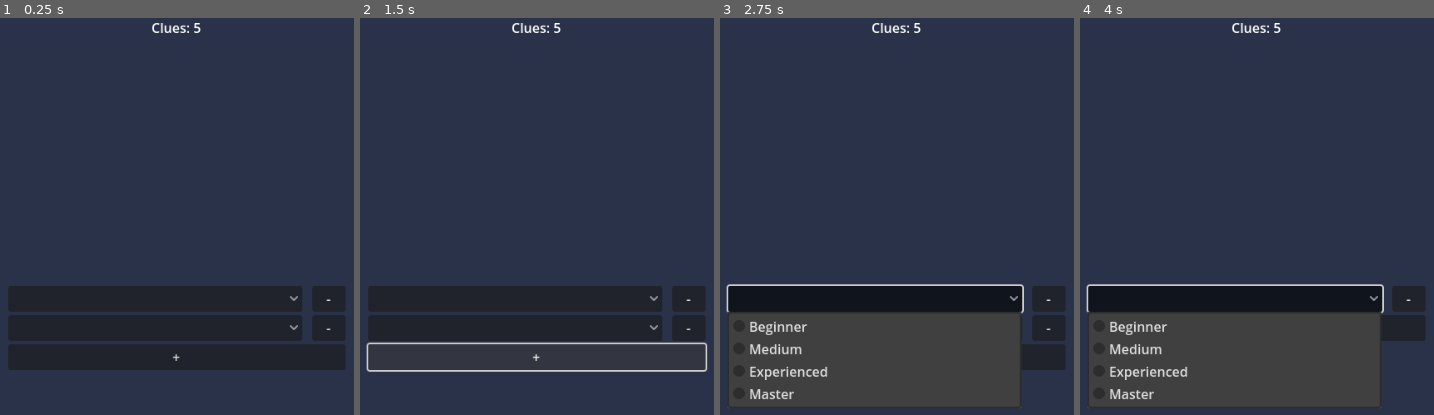
Above: before the commit, frames 1-4 (left to right).
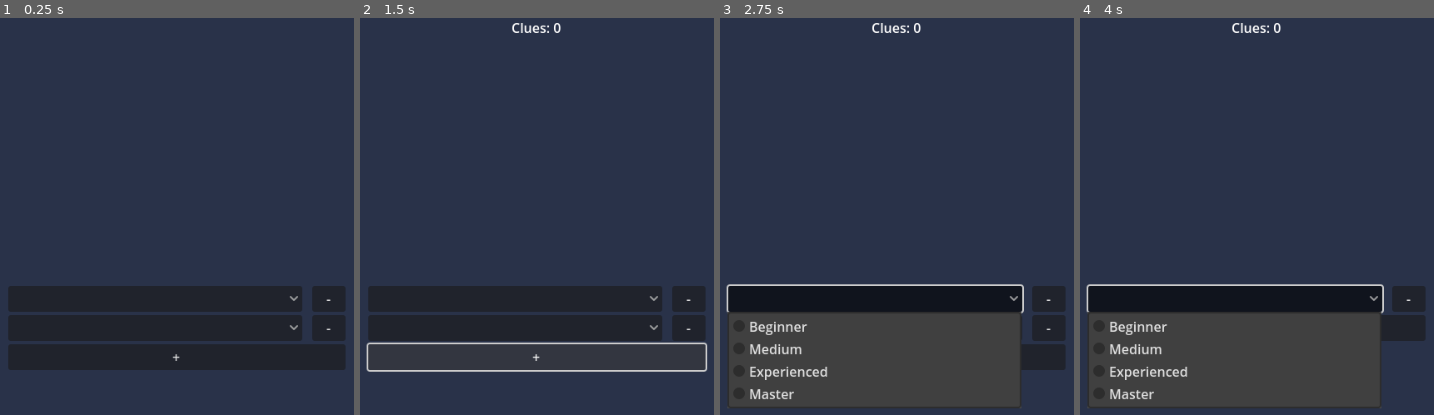
Above: after the commit, the same moments.

Repository: Seventyy/SmallProgrammingProjects
Game: Godot game, scene res://main.tscn
Same seed, same stepped clock (60 frames per second), same inputs: the game is played once before the commit and once after it.
Inputs (mouse positions are in pixels of both pictures, inside the frame that each line leads up to):
- Up to frame 1 (0.25 s): no input
- Up to frame 2 (1.5 s): click "-" at 0.5 s; click "+" at 1.25 s
- Up to frame 3 (2.75 s): click (875, 299) at 2.02 s
- Up to frame 4 (4 s): click "-" at 2.75 s; click (1235, 299) at 3.5 s

The runs differ from the first frame. In frame 1, 0.2% of the frame differs, in the area x 42-57%, y 1-4%; in frame 2, less than 0.1%; in frame 3, less than 0.1%; in frame 4, less than 0.1%.

Commit message:
PBL checkpoint: proste dowawanie

Diff:
--- a/PBL/clues_label.gd
+++ b/PBL/clues_label.gd
@@ -1,23 +1,19 @@
 class_name CluesLabel extends Label
 
-@onready var player_entries: VBoxContainer = %PlayerEntries
 
 var player_levels:Dictionary
-
-func _process(delta: float) -> void:
-	print(player_levels)
 
 func _ready() -> void:
 	GlobalSignals.player_level_updated.connect(on_player_level_updated)
 	GlobalSignals.player_deleted.connect(on_player_deleted)
 
-func on_player_deleted(node:Node) -> void:
-	player_levels.erase(node)
+func on_player_deleted(instance_id:int) -> void:
+	player_levels.erase(instance_id)
+	update_label()
 
-func on_player_level_updated(node:Node, new_level:int) -> void:
-	if not player_levels.has(node):
-		player_levels[node] = new_level
-
+func on_player_level_updated(instance_id:int, new_level:int) -> void:
+	player_levels[instance_id] = new_level
+	update_label()
 
 func update_label() -> void:
 	text = "Clues: " + str(calculate_clues())
@@ -25,8 +21,7 @@
 func calculate_clues() -> int:
 	var running_sum:int
 
-	for i in player_entries.get_children():
-		if i is HSplitContainer:
-			running_sum += i.get_child(1).selected
+	for i in player_levels.values():
+		running_sum += i
 
 	return running_sum
--- a/PBL/global_signals.gd
+++ b/PBL/global_signals.gd
@@ -1,4 +1,4 @@
 extends Node
 
-signal player_level_updated(node:Node, new_level:int)
-signal player_deleted(node:Node)
+signal player_level_updated(global_id:int, new_level:int)
+signal player_deleted(instance_id:int)
--- a/PBL/main.tscn
+++ b/PBL/main.tscn
@@ -53,5 +53,4 @@
 offset_right = 30.0
 offset_bottom = 26.0
 grow_horizontal = 2
-text = "Clues: 5"
 script = ExtResource("5_2gmcg")
--- a/PBL/remove_player.gd
+++ b/PBL/remove_player.gd
@@ -4,5 +4,5 @@
 	button_up.connect(on_button_press)
 
 func on_button_press() -> void:
-	GlobalSignals.player_deleted.emit(self)
+	GlobalSignals.player_deleted.emit(owner.get_instance_id())
 	owner.queue_free()
--- a/PBL/select_level.gd
+++ b/PBL/select_level.gd
@@ -4,4 +4,5 @@
 	item_selected.connect(on_item_selected)
 
 func on_item_selected(index:int) -> void:
-	GlobalSignals.player_level_updated.emit(self, get_item_id(index))
+	GlobalSignals.player_level_updated.emit(
+		owner.get_instance_id(), get_item_id(index))
